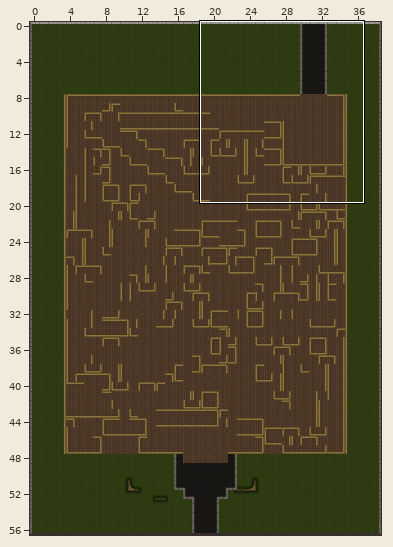
Tiled map: resources/maps/map3.tmx. Above: a wide view before the commit, with the close-up outlined.
Close-up. First the earlier version:
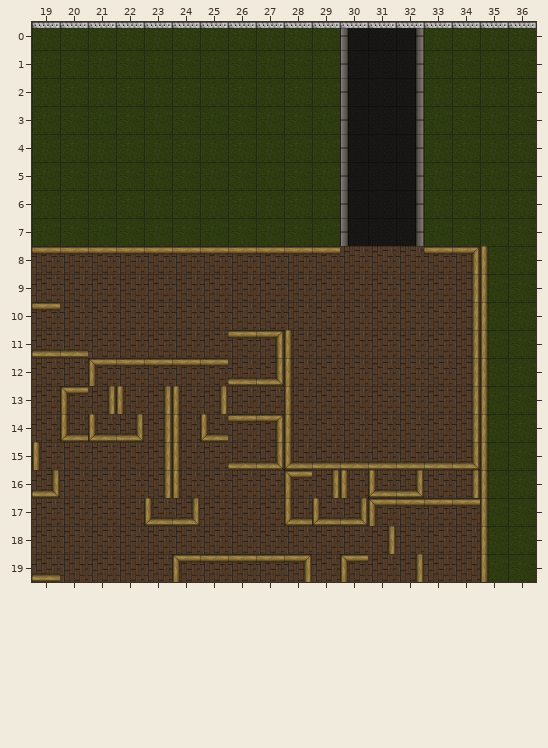
Cells are 89x89 px. Shown: x 19..36, y 0..19. The commit also changed other parts of the map, which this record leaves out.
Once edited:
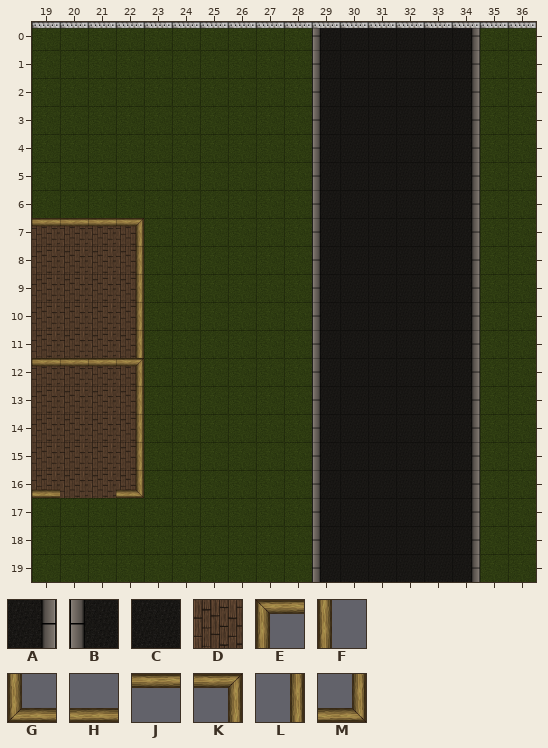
Key: from "Road": A 3 "asphalt_tiles_0003_Layer", B 4 "asphalt_tiles_0004_Layer", C 12 "asphalt_tiles_0012_Layer", D 13 "wood (Tile)"; from "Structure": E 71 "walls_0002_Layer-3 (Tile", F 72 "walls_0003_Layer-4 (Tile", G 73 "walls_0004_Layer-5 (Tile", H 74 "walls_0005_Layer-6 (Tile", J 75 "walls_0006_Layer-7 (Tile", K 76 "walls_0007_Layer-8 (Tile", L 77 "walls_0008_Layer-9 (Tile", M 78 "walls_0009_Layer-10 (Til".
_ is an empty cell.
The edit:
Layer "Road":
Tile D gives way to tile A in rows 8 to 19 at x 34.
The edit adds tile A in rows 0 to 7 at x 34.
Tile D gives way to tile B in rows 8 to 19 at x 29.
The edit adds tile B in rows 0 to 7 at x 29.
Tile A gives way to tile C in rows 0 to 7 at x 32.
Tile B gives way to tile C in rows 0 to 7 at x 30.
Tile D gives way to tile C in rows 8 to 19 at x 30 to 33.
The edit adds tile C in rows 0 to 7 at x 33.
The edit adds tile D in row 7 at x 19 to 22.
The edit erases tile D in rows 8 to 16 at x 23 to 28; in rows 17 to 19 at x 19 to 28.
Layer "Walls":
Tile M gives way to tile H in row 16 at x 19.
Tile E gives way to tile J in row 12 at x 21.
The edit adds tile J in row 7 at x 19 to 21; in row 12 at x 19 to 20.
Tile J gives way to tile K in row 12 at x 22.
The edit adds tile K in row 7 at x 22.
Tile F gives way to tile L in row 13 at x 22.
Tile J gives way to tile L in row 8 at x 22.
Tile M gives way to tile L in row 14 at x 22.
The edit adds tile L in rows 9 to 11 at x 22; in row 15 at x 22.
The edit adds tile M in row 16 at x 22.
The edit erases tile E in row 13 at x 20; in row 16 at x 28; in row 17 at x 31; in row 19 at x 24 and 30.
The edit erases tile F in rows 8 to 10 at x 35; in rows 11 to 12 at x 28 and 35; in rows 13 to 14 at x 24, 28 and 35; in row 15 at x 19, 24 and 35; in row 16 at x 24, 30 and 35; in rows 17 to 19 at x 35.
The edit erases tile G in row 14 at x 20 to 21 and 25; in row 15 at x 28; in row 16 at x 31; in row 17 at x 23 and 28 to 29.
The edit erases tile H in row 11 at x 19 to 20; in row 12 at x 26; in row 15 at x 26 and 29 to 33; in row 19 at x 19.
The edit erases tile J in row 8 at x 19 to 21, 23 to 29 and 33; in row 10 at x 19; in row 11 at x 26; in row 12 at x 23 to 25; in row 14 at x 26; in row 17 at x 32 to 34.
The edit erases tile J in row 19 at x 25 to 27.
The edit erases tile K in row 8 at x 34; in row 11 at x 27; in row 14 at x 27; in row 19 at x 28.
The edit erases tile L in rows 9 to 12 at x 34; in row 13 at x 21, 23, 25 and 34; in row 14 at x 23 and 34; in row 15 at x 23; in row 16 at x 23, 29 and 34; in row 18 at x 31.
The edit erases tile L in row 19 at x 32.
The edit erases tile M in row 12 at x 27; in row 15 at x 27 and 34; in row 16 at x 32; in row 17 at x 24 and 30.
Changed places in both close-ups, as pixel boxes (x1, y1, x2, y2):
changed: (32, 28, 489, 582)
